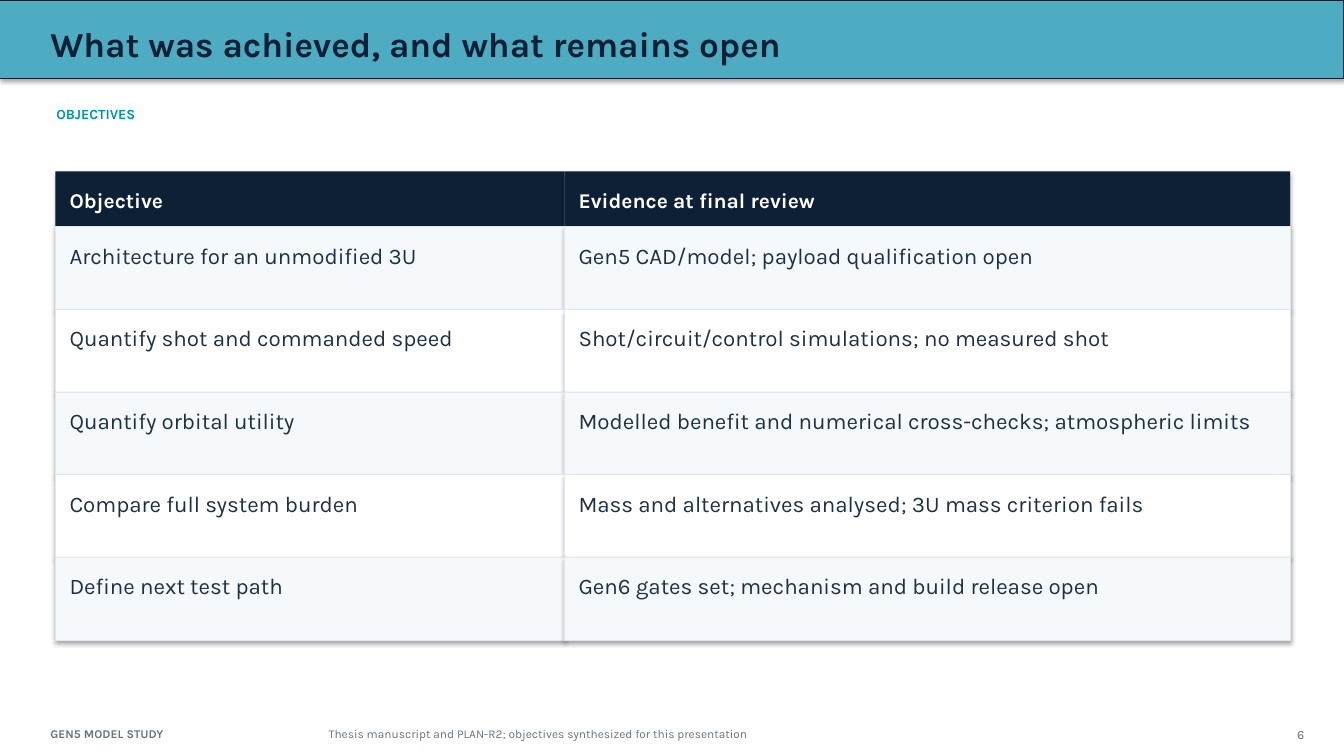
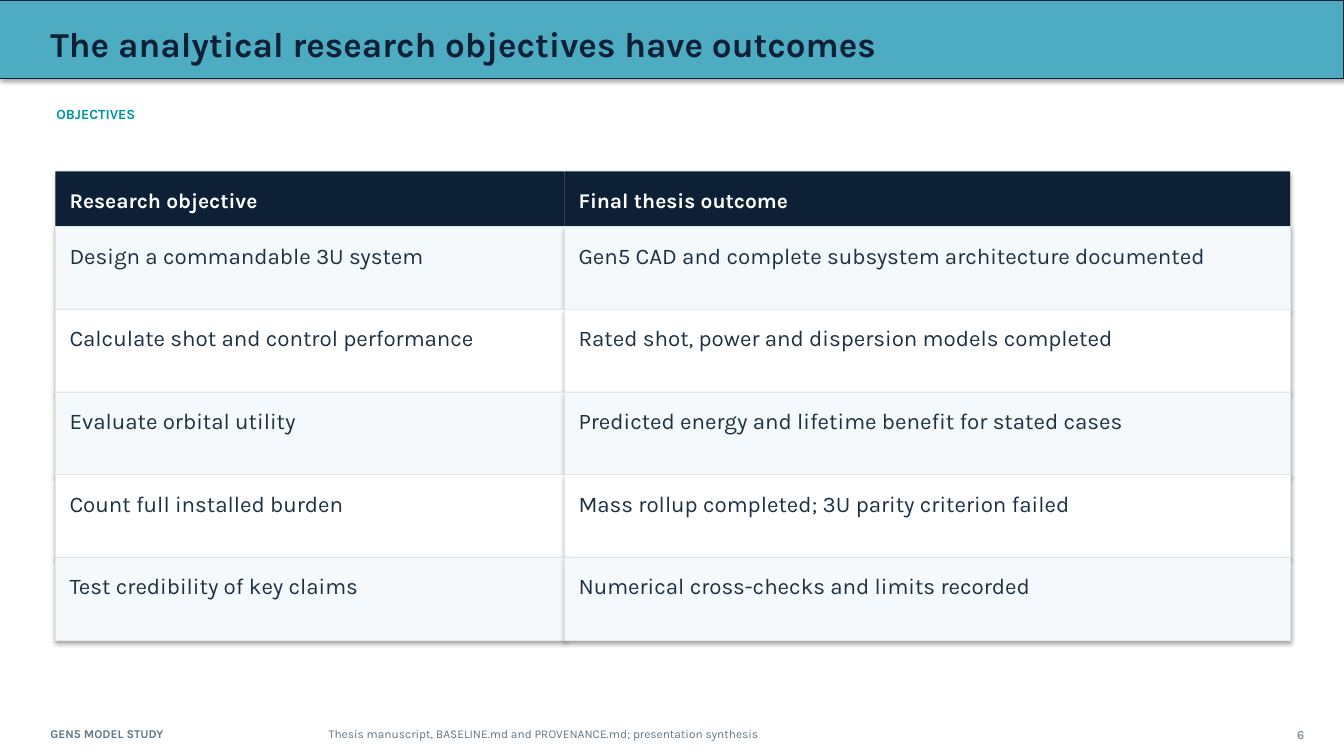
Before and after one commit to aaaaaaaaaaaavm/VOLLEY-thesis, a slide deck: slide 6 of university/final_review_2026_10_10/VOLLEY_Final_Review_2026-10-10.pptx. Drawn at 1344x756 pixels with LibreOffice and Linux fonts; fonts in the diff are those of the drawing. Boxes give left, top, right and bottom in pixels: in the first picture for what was removed or moved away, otherwise in the second. Text is boxed around its words. In the diff, an @@ line names an element or a change of style, - is before the commit and + after.

Commit message:
Frame final review around completed Gen5 thesis findings

```diff
--- a/university/final_review_2026_10_10/VOLLEY_Final_Review_2026-10-10.pptx
+++ b/university/final_review_2026_10_10/VOLLEY_Final_Review_2026-10-10.pptx
@@ text at box(50, 32, 876, 66): text changed @@
-What was achieved, and what remains open
+The analytical research objectives have outcomes
@@ text at box(70, 193, 257, 214): text changed @@
-Objective
+Research objective
@@ text at box(579, 193, 788, 209): text changed @@
-Evidence at final review
+Final thesis outcome
@@ text at box(70, 248, 423, 270): text changed @@
-Architecture for an unmodified 3U
+Design a commandable 3U system
@@ text at box(579, 248, 1204, 270): text changed @@
-Gen5 CAD/model; payload qualification open
+Gen5 CAD and complete subsystem architecture documented
@@ text at box(70, 330, 473, 352): text changed @@
-Quantify shot and commanded speed
+Calculate shot and control performance
@@ text at box(579, 330, 1113, 352): text changed @@
-Shot/circuit/control simulations; no measured shot
+Rated shot, power and dispersion models completed
@@ text at box(70, 413, 295, 435): text changed @@
-Quantify orbital utility
+Evaluate orbital utility
@@ text at box(579, 413, 1123, 435): text changed @@
-Modelled benefit and numerical cross-checks; atmospheric limits
+Predicted energy and lifetime benefit for stated cases
@@ text at box(70, 496, 343, 513): text changed @@
-Compare full system burden
+Count full installed burden
@@ text at box(579, 496, 1070, 518): text changed @@
-Mass and alternatives analysed; 3U mass criterion fails
+Mass rollup completed; 3U parity criterion failed
@@ text at box(70, 578, 358, 600): text changed @@
-Define next test path
+Test credibility of key claims
@@ text at box(579, 578, 1030, 595): text changed @@
-Gen6 gates set; mechanism and build release open
+Numerical cross-checks and limits recorded
@@ text at box(329, 730, 759, 741): text changed @@
-Thesis manuscript and PLAN-R2; objectives synthesized for this presentation
+Thesis manuscript, BASELINE.md and PROVENANCE.md; presentation synthesis
```
Also in this commit, not shown: 8 other slides changed, 1 slide added, 1 slide removed, 11 other files.
